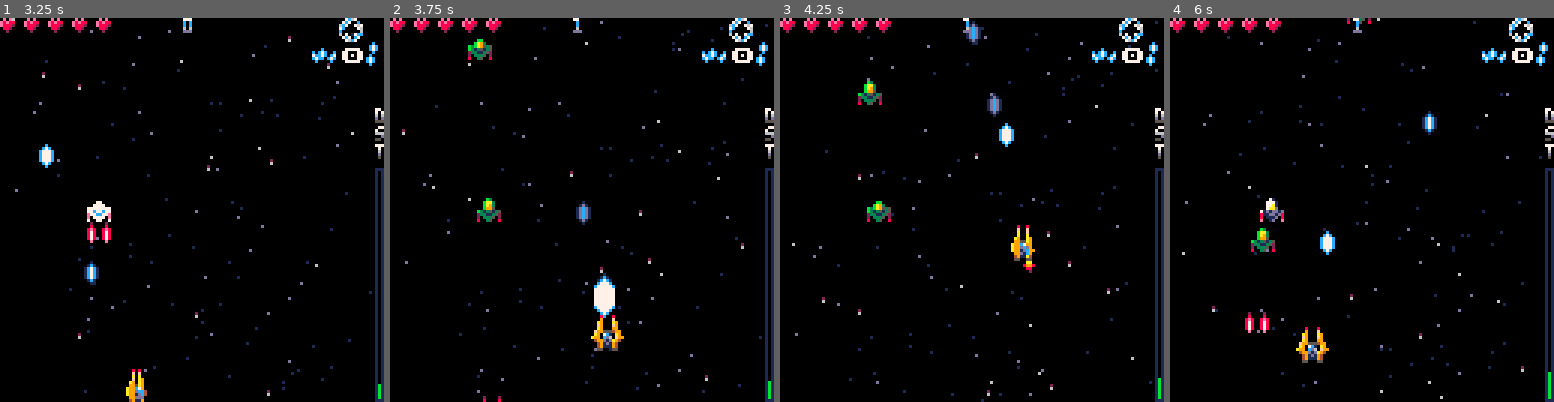
Above: before the commit, frames 1-4 (left to right).
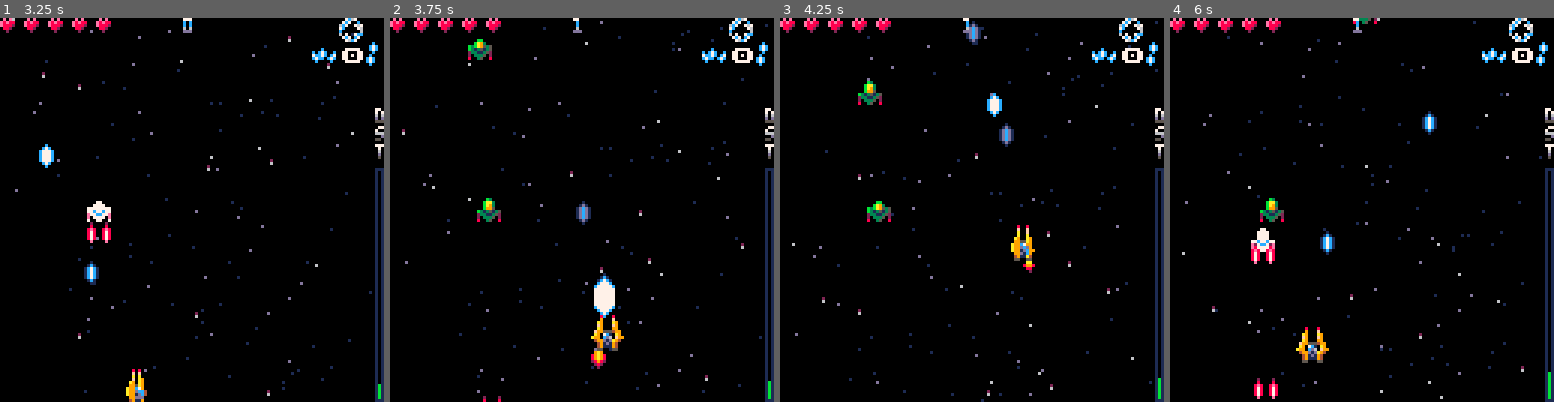
Above: after the commit, the same moments.

Repository: Athas1980/shootinator
Game: PICO-8 cartridge shootinator.p8
The game is run twice, just before and just after one commit, with the same random seed, the same clock (stepped at 60 frames per second) and the same inputs.
Inputs:
- Up to frame 1 (3.25 s): tap O (Z key) at 0.33, 0.7, 1.43, 2.22, 3.1 s; tap X (X key) at 1.07, 2.07, 2.4, 2.73, 3.07 s; hold Left 1.97-2.37 s; hold Down 2.42-2.82 s; hold Right from 2.87 s (still down)
- Up to frame 2 (3.75 s): tap X (X key) at 3.4, 3.73 s; release Right at 3.53 s; hold Up from 3.58 s (still down)
- Up to frame 3 (4.25 s): tap O (Z key) at 3.98 s; tap X (X key) at 4.07 s; release Up at 4.08 s; hold Right from 4.13 s (still down)
- Up to frame 4 (6 s): tap X (X key) every 0.33 s from 4.4 to 5.73 s; release Right at 4.53 s; hold Down 4.58-5.08 s; tap O (Z key) at 4.87, 5.75 s; hold Left 5.13-5.8 s; hold Up from 5.85 s (still down)

Frame 1 is identical in both runs. In frame 2, 0.1% of the frame differs, in the area x 52-57%, y 86-92%; in frame 3, 0.3%; in frame 4, 1.2%, in the area x 19-54%, y 0-100%.

Commit message:
Adds in more impact upon bullet collision

Diff:
--- a/shootinator.p8
+++ b/shootinator.p8
@@ -718,6 +718,7 @@
 				e:hurt(b.pow)
 				remove(b)
 				add(mobs,create_pbulc(b.x,b.y))
+				impact_pparts(b.x,b.y)
 			end
 		end
 
@@ -802,6 +803,17 @@
 				add(pparts,p)
 			end
 		end
+	end
+end
+
+function impact_pparts(x,y)
+	for i=1,6 do
+		local dir=rnd(0.4)+0.55
+		local sp=rnd()+1
+		local dx,dy=cos(dir)*sp,sin(dir)*sp
+		add(pparts,
+			create_ppart(
+				x,y,dx,dy,rnd(10)+5,128,12))
 	end
 end
 
